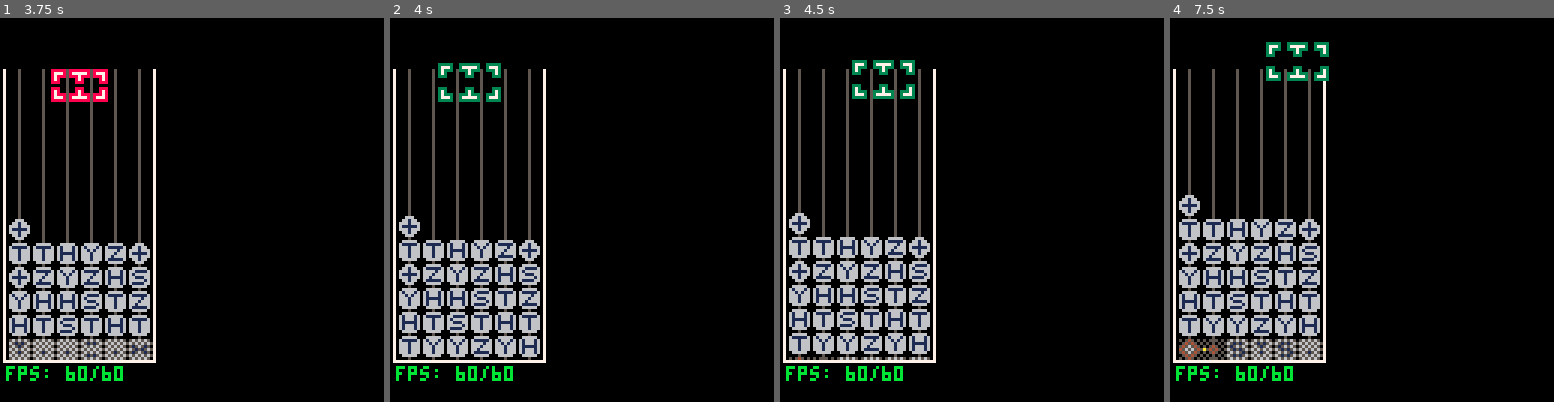
Above: before the commit, frames 1-4 (left to right).
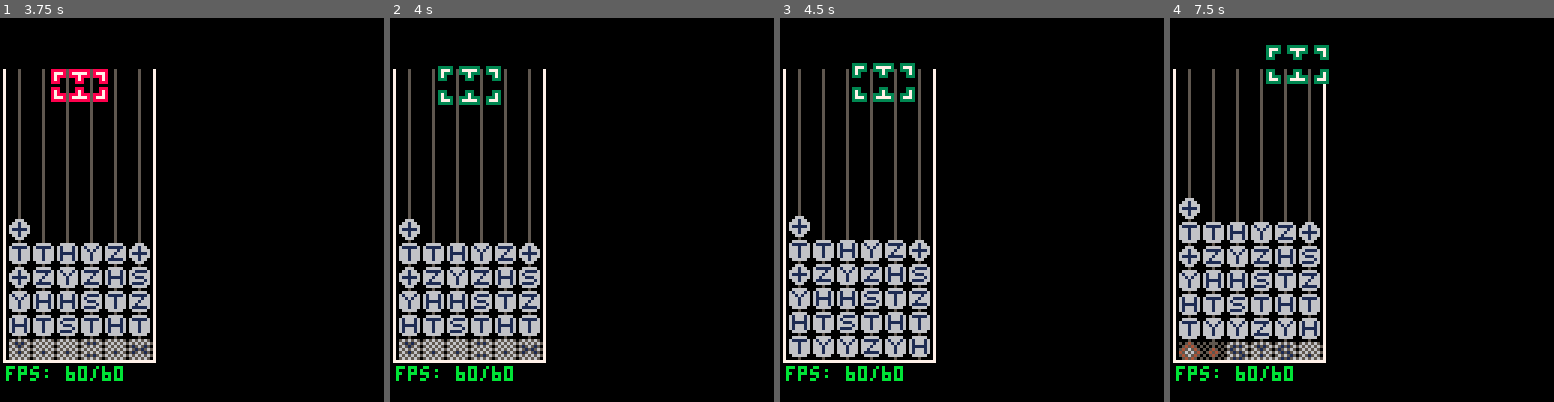
Above: after the commit, the same moments.

Repository: qniapp/quantattack
Game: PICO-8 cartridge qitaev.p8
The game is run twice, just before and just after one commit, with the same random seed, the same clock (stepped at 60 frames per second) and the same inputs.
Inputs:
- Up to frame 1 (3.75 s): tap X (X key) at 0.33, 1.07, 1.85, 2.97 s; tap O (Z key) at 0.7, 1.7, 2.1, 2.5, 2.9, 3.3, 3.7 s; hold Right 1.6-2.1 s; hold Up 2.15-2.42 s; hold Right 2.47-3.03 s; hold Left 3.08-3.58 s; hold Down from 3.63 s (still down)
- Up to frame 2 (4 s): release Down at 3.97 s
- Up to frame 3 (4.5 s): hold Right from 4.02 s (still down); tap X (X key) at 4.08 s; tap O (Z key) at 4.1 s
- Up to frame 4 (7.5 s): tap O (Z key) every 0.4 s from 4.5 to 7.3 s; release Right at 4.68 s; hold Up 4.73-5.03 s; hold Left 5.08-5.68 s; tap X (X key) at 5.2, 6.32, 7.43 s; hold Down 5.73-6.03 s; hold Right 6.08-6.58 s; hold Right 6.63-7.13 s; hold Up 7.18-7.45 s

Frame 1 is identical in both runs. In frame 2, 6.5% of the frame differs, in the area x 2-40%, y 11-90%; in frame 3, 6.1%; in frame 4, 7.9%, in the area x 2-42%, y 6-90%.

Commit message:
swap ゲートが落とせるようにする

Diff:
--- a/qitaev.p8
+++ b/qitaev.p8
@@ -265,7 +265,7 @@
       return {
         { ["dx"] = 0, ["dy"] = 0, ["gate"] = quantum_gate:i() }, { ["dx"] = dx, ["dy"] = 0, ["gate"] = quantum_gate:i() },
         { ["dx"] = 0, ["dy"] = 1, ["gate"] = quantum_gate:i() }, { ["dx"] = dx, ["dy"] = 1, ["gate"] = quantum_gate:i() },
-        { ["dx"] = 0, ["dy"] = 2, ["gate"] = quantum_gate:swap() }, { ["dx"] = dx, ["dy"] = 2, ["gate"] = quantum_gate:swap() },
+        { ["dx"] = 0, ["dy"] = 2, ["gate"] = quantum_gate:swap(x + dx) }, { ["dx"] = dx, ["dy"] = 2, ["gate"] = quantum_gate:swap(x) },
       }
     end
 
@@ -310,6 +310,14 @@
         end
       end,
 
+      screen_x = function(self, board_x)
+        return self.left + (board_x - 1) * quantum_gate.size
+      end,
+
+      screen_y = function(self, board_y)
+        return self.top + (board_y - 1) * quantum_gate.size
+      end,
+
       idle_gate_at = function(self, x, y)
         assert(x >= 1 and x <= board.cols)
         assert(y >= 1 and y <= board.rows + board.next_row)
@@ -362,44 +370,49 @@
         -- draw cnot laser
         for bx = 1, board.cols do
           for by = board.rows + board.next_row, 1, -1 do
-            local x = self.left + (bx - 1) * quantum_gate.size
-            local y = self.top + (by - 1) * quantum_gate.size
             local gate = self.gate[bx][by]
 
-            if gate:is_c() and rnd(1) > 0.3 then
-              local lx0 = x + 3
-              local ly0 = y + 3 - self.raised_dots
-              local lx1 = self.left + (self.gate[bx][by].cnot_x_x - 1) * 8 + 3
-              local ly1 = ly0
-
-              line(lx0, ly0, lx1, ly1, colors.yellow)
-            end
-          end
-        end
-
-        -- draw swap line
+            if gate:is_c() then
+              if gate.laser and gate.tick_laser and (gate.tick_laser % 4 == 0 or gate.tick_laser % 4 == 1) then
+                local lx0 = self:screen_x(bx) + 3
+                local ly0 = self:screen_y(by) + 3 - self.raised_dots
+                local lx1 = self:screen_x(self.gate[bx][by].cnot_x_x) + 3
+                local ly1 = ly0
+                local laser_color = flr(rnd(5)) == 0 and colors.dark_purple or colors.yellow
+
+                line(lx0, ly0, lx1, ly1, laser_color)
+              end
+            end
+          end
+        end
+
+        -- draw swap laser
         for bx = 1, board.cols do
           for by = board.rows, 1, -1 do
             local x = self.left + (bx - 1) * quantum_gate.size
             local y = self.top + (by - 1) * quantum_gate.size
             local gate = self.gate[bx][by]
 
-            if gate:is_swap() and gate:is_idle() then
-              local other_x = nil
-              for ox = 1, board.cols do
-                if ox ~= bx and self.gate[ox][by]:is_swap() then
-                  other_x = ox
-                  break
+            if gate:is_swap() then
+              if gate.laser and gate.tick_laser and (gate.tick_laser % 4 == 0 or gate.tick_laser % 4 == 1) then
+                local other_x = nil
+                for ox = 1, board.cols do
+                  if ox ~= bx and self.gate[ox][by]:is_swap() then
+                    other_x = ox
+                    break
+                  end
+                end
+
+                if (other_x) then
+                  local lx0 = x + 3
+                  local ly0 = y + 3 - self.raised_dots
+                  local lx1 = self.left + (other_x - 1) * 8 + 3
+                  local ly1 = ly0
+                  local laser_color = flr(rnd(5)) == 0 and colors.dark_purple or colors.yellow
+
+                  line(lx0, ly0, lx1, ly1, laser_color)
                 end
               end
-              assert(other_x)
-
-              local lx0 = x + 3
-              local ly0 = y + 3 - self.raised_dots
-              local lx1 = self.left + (other_x - 1) * 8 + 3
-              local ly1 = ly0
-
-              line(lx0, ly0, lx1, ly1, colors.yellow)
             end
           end
         end
@@ -495,6 +508,54 @@
           cnot_c.cnot_x_x = xl
         end
 
+        if (left_gate:is_swap()) then
+          assert(left_gate.other_x)
+        end
+        if (right_gate:is_swap()) then
+          assert(right_gate.other_x)
+        end
+
+        -- s s
+        -- s _ _ s
+        if (left_gate:is_swap()) then
+          if left_gate.other_x == xr then
+            left_gate.other_x = xl
+          end
+          local swap_gate = self.gate[left_gate.other_x][y]
+          assert(swap_gate:is_swap())
+          swap_gate.other_x = xr
+        end
+        -- _ _ s s
+        -- s _ _ s
+        if (right_gate:is_swap()) then
+          if right_gate.other_x == xl then
+            right_gate.other_x = xr
+          end
+          local swap_gate = self.gate[right_gate.other_x][y]
+          assert(swap_gate:is_swap())
+          swap_gate.other_x = xl
+        end
+        -- s s
+        -- s _ _ s
+        if (left_gate:is_swap()) then
+          if left_gate.other_x == xr then
+            left_gate.other_x = xl
+          end
+          local swap_gate = self.gate[left_gate.other_x][y]
+          assert(swap_gate:is_swap())
+          swap_gate.other_x = xr
+        end
+        -- _ _ s s
+        -- s _ _ s
+        if (right_gate:is_swap()) then
+          if right_gate.other_x == xl then
+            right_gate.other_x = xr
+          end
+          local swap_gate = self.gate[right_gate.other_x][y]
+          assert(swap_gate:is_swap())
+          swap_gate.other_x = xl
+        end
+
         sfx(2)
       end,
 
@@ -626,6 +687,38 @@
             end
           end
         end
+
+        -- drop swap pairs
+        for x = 1, board.cols do
+          for y = board.rows - 1, 1, -1 do
+            local tmp_y = y
+            local gate = self.gate[x][tmp_y]
+
+            while (gate:is_swap() and
+                   gate:is_idle() and
+                   self:is_droppable(x, tmp_y) and
+                   (not self:overlap_with_cnot(x, tmp_y + 1)) and
+                   self:is_droppable(gate.other_x, tmp_y) and
+                   (not self:overlap_with_cnot(gate.other_x, tmp_y + 1))) do
+              local swap_a = gate
+              local swap_b = self.gate[swap_a.other_x][tmp_y]
+
+              assert(swap_b:is_swap())
+
+              self.gate[x][tmp_y + 1] = swap_a
+              self.gate[x][tmp_y] = quantum_gate:i()
+              self.gate[swap_a.other_x][tmp_y + 1] = swap_b
+              self.gate[swap_a.other_x][tmp_y] = quantum_gate:i()
+
+              tmp_y += 1
+              gate = self.gate[x][tmp_y]
+            end
+
+            if (tmp_y > y) then
+              self.gate[x][tmp_y]:dropped()
+            end
+          end
+        end
       end,
 
       is_droppable = function(self, x, y)
@@ -657,7 +750,7 @@
           end
         end
 
-        if control_gate == nil and x_gate == nil then
+        if control_gate == nil or x_gate == nil then
           return false
         end
 
@@ -720,7 +813,7 @@
 
       update_gates = function(self)
         for x = 1, board.cols do
-          for y = 1, board.rows do
+          for y = 1, board.rows + board.next_row do
             self.gate[x][y]:update()
           end
         end
@@ -860,8 +953,11 @@
     return c
   end,
 
-  swap = function(self)
-    return self:new("swap")
+  swap = function(self, other_x)
+    assert(other_x)
+    local swap = self:new("swap")
+    swap.other_x = other_x
+    return swap
   end,
 
   i = function(self)
@@ -901,6 +997,7 @@
         end
 
         self.replace_with_type = other.type
+        self.other_x = other.other_x -- swap
         self.puff_delay = puff_delay
         self.disappearance_delay = disappearance_delay
         self.tick_match = 0
@@ -920,6 +1017,26 @@
       end,
 
       update = function(self)
+        -- gate specific updates
+        if self:is_c() or self:is_swap() then
+          if self.tick_laser == nil then
+            self.tick_laser = 0
+            if self.laser == nil then
+              self.laser = flr(rnd(2)) == 0
+            end
+            if self.laser then
+              self.laser_duration = flr(rnd(5)) * 30
+            else
+              self.laser_duration = flr(rnd(5)) + 5
+            end
+          elseif self.tick_laser == self.laser_duration then
+            self.tick_laser = nil
+            self.laser = not self.laser
+          else
+            self.tick_laser += 1
+          end
+        end
+
         if self:is_idle() then
           return
         elseif self:is_swapping() then
@@ -1409,20 +1526,12 @@
     end
   end,
 
-  _screen_x = function(self, board_x)
-    return self.board.left + (board_x - 1) * quantum_gate.size
-  end,
-
-  _screen_y = function(self, board_y)
-    return self.board.top + (board_y - 1) * quantum_gate.size
-  end,
-
   _create_gate_drop_particles = function(self)
     local bottommost_gates = self.board:bottommost_gates_of_fallen_gates()
 
     foreach(bottommost_gates, function(each)
-      local x = self:_screen_x(each.x)
-      local y = self:_screen_y(each.y)
+      local x = self.board:screen_x(each.x)
+      local y = self.board:screen_y(each.y)
 
       dropping_particle:create(x + flr(rnd(quantum_gate.size)), y + quantum_gate.size, 0, colors.white)
       dropping_particle:create(x + flr(rnd(quantum_gate.size)), y + quantum_gate.size, 0, colors.white)
@@ -1436,8 +1545,8 @@
 
   _create_gate_puff_particles = function(self)
     foreach(self.board:gates_to_puff(), function(each)
-      local x = self:_screen_x(each.x) + 3
-      local y = self:_screen_y(each.y) + 3
+      local x = self.board:screen_x(each.x) + 3
+      local y = self.board:screen_y(each.y) + 3
 
       puff_particle:create(x, y, 3, colors.blue)
       puff_particle:create(x, y, 3, colors.blue)
@@ -1492,25 +1601,25 @@
 00000000000000000000000000000000000000000000000000000000000000000000000000000000000000000000000000000000000000000000000000000000
 06666600006660000666660006666600066666000666660000000000000000000ccccc0000ccc0000ccccc000ccccc000ccccc000ccccc000000000000000000
 666666600666660066666660666666606666666066666660000000000b101b00c7ccc7c00cc7cc00c7ccc7c0c77777c0cc7777c0c77777c0000000000b101b00
-6666666066666660666666606666666066666660666666600044400001b1b100c7ccc7c0ccc7ccc0cc7c7cc0cccc7cc0c7ccccc0ccc7ccc000ccc00001b1b100
-61666160666166606166616061111160661111606111116000444000001b1000c77777c0c77777c0ccc7ccc0ccc7ccc0cc777cc0ccc7ccc000ccc000001b1000
+6666666066666660666666606666666066666660666666600000000001b1b100c7ccc7c0ccc7ccc0cc7c7cc0cccc7cc0c7ccccc0ccc7ccc000ccc00001b1b100
+61666160666166606166616061111160661111606111116000555000001b1000c77777c0c77777c0ccc7ccc0ccc7ccc0cc777cc0ccc7ccc000ccc000001b1000
 6166616066616660661616606666166061666660666166600044400001b1b100c7ccc7c0ccc7ccc0ccc7ccc0cc7cccc0ccccc7c0ccc7ccc000ccc00001b1b100
-611111600111110066616660661166606611116066616660000000000b101b00c7ccc7c00cc7cc00ccc7ccc0c77777c0c7777cc0ccc7ccc0000000000b101b00
+611111600111110066616660661166606611116066616660004440000b101b00c7ccc7c00cc7cc00ccc7ccc0c77777c0c7777cc0ccc7ccc0000000000b101b00
 01161100006160000661660001111100011111000661660000000000000000000ccccc0000ccc0000ccccc000ccccc000ccccc000ccccc000000000000000000
 00000000000000000000000000000000000000000000000000000000000000000000000000000000000000000000000000000000000000000000000000000000
 01666100006160000166610001111100061111000111110000000000000000000ccccc0000ccc0000ccccc000ccccc000ccccc000ccccc000000000000000000
-616661600661660066161660666616606166666066616660000000000b101b00ccccccc00ccccc00ccccccc0ccccccc0ccccccc0ccccccc0000000000b101b00
+616661600661660066161660666616606166666066616660004440000b101b00ccccccc00ccccc00ccccccc0ccccccc0ccccccc0ccccccc0000000000b101b00
 6111116061111160666166606661666066111660666166600044400001b1b100c7ccc7c0ccc7ccc0c7ccc7c0c77777c0cc7777c0c77777c00011100001b1b100
 61666160666166606661666066166660666661606661666000444000001b1000c7ccc7c0ccc7ccc0cc7c7cc0cccc7cc0c7ccccc0ccc7ccc000ccc000001b1000
-6166616066616660666166606111116061111660666166600044400001b1b100c77777c0c77777c0ccc7ccc0ccc7ccc0cc777cc0ccc7ccc000ccc00001b1b100
+6166616066616660666166606111116061111660666166600000000001b1b100c77777c0c77777c0ccc7ccc0ccc7ccc0cc777cc0ccc7ccc000ccc00001b1b100
 666666600666660066666660666666606666666066666660000000000b101b00c7ccc7c00cc7cc00ccc7ccc0cc7cccc0ccccc7c0ccc7ccc0000000000b101b00
 066666000066600006666600066666000666660006666600000000000000000007ccc70000c7c0000cc7cc000777770007777c000cc7cc000000000000000000
 00000000000000000000000000000000000000000000000000000000000000000000000000000000000000000000000000000000000000000000000000000000
-01111100001110000661660006616600061116000661660000000000000000000000000000000000000000000000000000000000000000000000000000000000
-616661600661660066616660661666606666616066616660000000000b101b000000000000000000000000000000000000000000000000000000000000000000
+01111100001110000661660006616600061116000661660000444000000000000000000000000000000000000000000000000000000000000000000000000000
+616661600661660066616660661666606666616066616660004440000b101b000000000000000000000000000000000000000000000000000000000000000000
 6166616066616660666166606111116061111660666166600044400001b1b1000000000000000000000000000000000000000000000000000000000000000000
-66666660666666606666666066666660666666606666666000444000001b10000000000000000000000000000000000000000000000000000000000000000000
-6666666066666660666666606666666066666660666666600044400001b1b1000000000000000000000000000000000000000000000000000000000000000000
+66666660666666606666666066666660666666606666666000000000001b10000000000000000000000000000000000000000000000000000000000000000000
+6666666066666660666666606666666066666660666666600000000001b1b1000000000000000000000000000000000000000000000000000000000000000000
 666666600666660066666660666666606666666066666660000000000b101b000000000000000000000000000000000000000000000000000000000000000000
 06666600006660000666660006666600066666000666660000000000000000000000000000000000000000000000000000000000000000000000000000000000
 00000000000000000000000000000000000000000000000000000000000000000000000000000000000000000000000000000000000000000000000000000000
